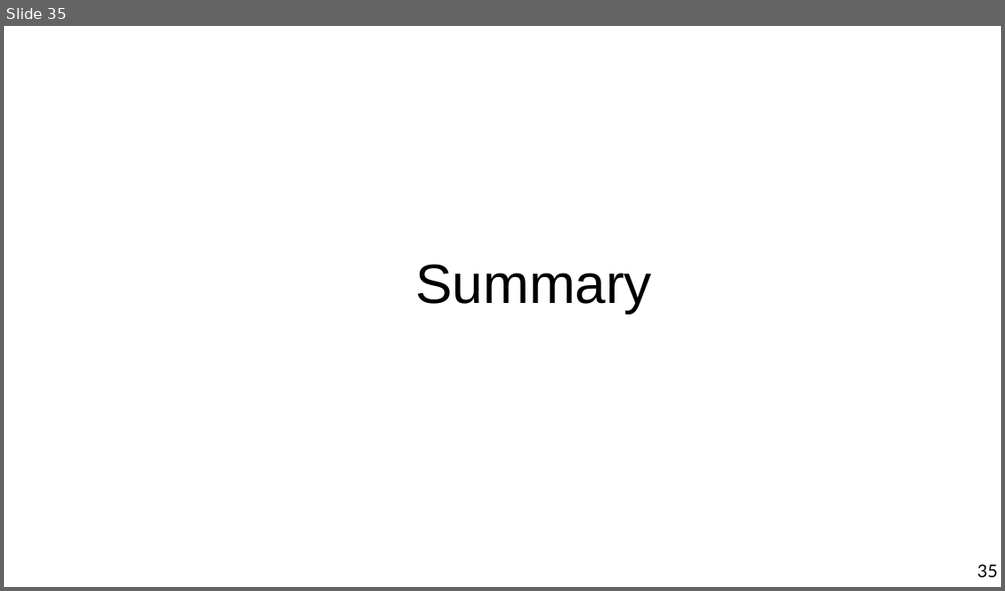
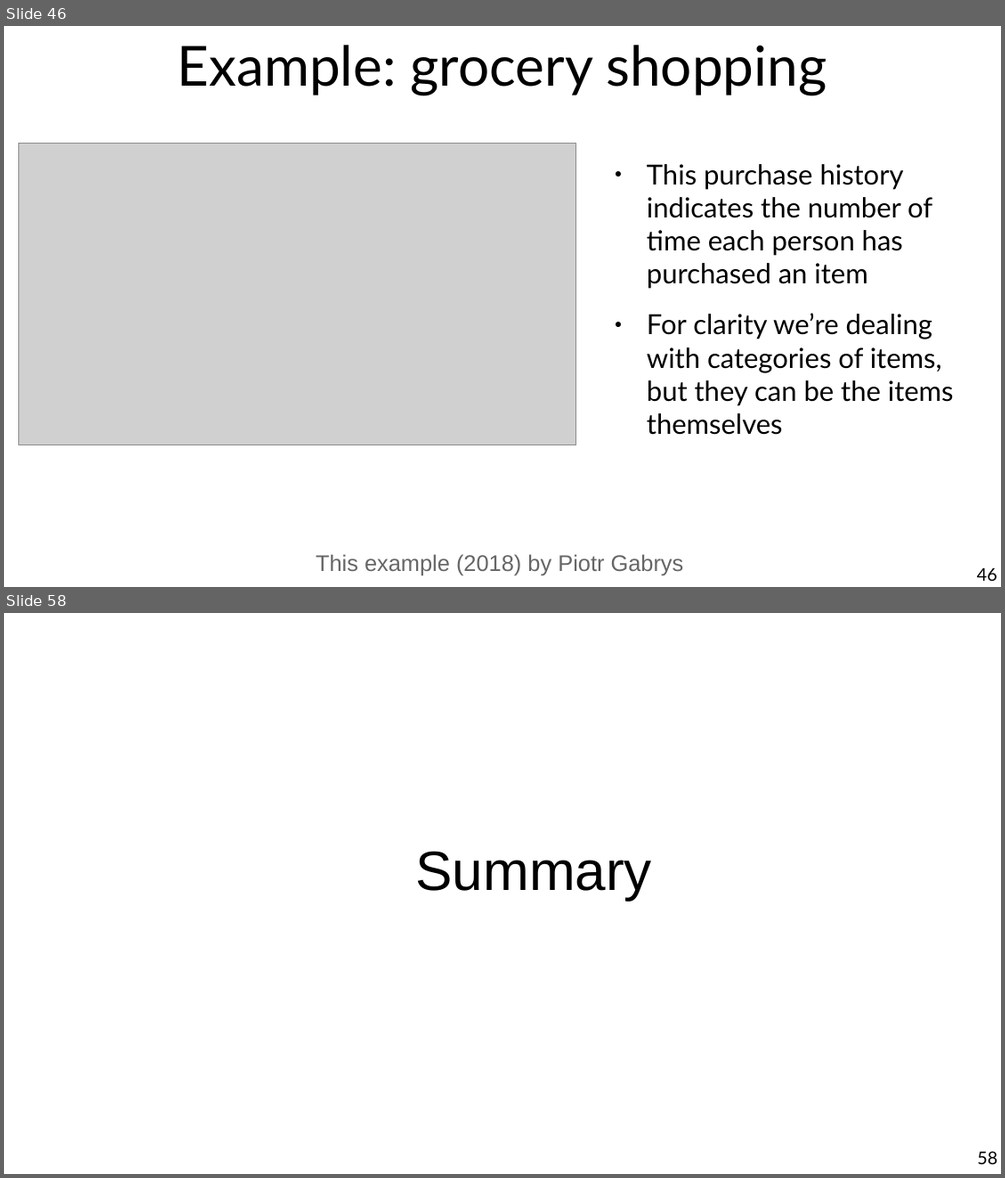
Before and after one commit to marco-calautti/data-mining-course, a slide deck: theory/tt08_recommender_systems.odp. Shown one above the other, each under a label of ours: slide 35 before the commit, slides 46 and 58 after it; the slides between them are not shown. The pictures are 1005x591 and 1005x1178 pixels, drawn with LibreOffice and Linux fonts; fonts in the diff are those of the drawing; grey boxes stand for pictures. Boxes give left, top, right and bottom in pixels: in the first picture for what was removed or moved away, otherwise in the second. Text is boxed around its words. In the diff, an @@ line names an element or a change of style, - is before the commit and + after.

```diff
--- a/theory/tt08_recommender_systems.odp
+++ b/theory/tt08_recommender_systems.odp
@@ slide 46 added at <box>4,26,1001,587</box>, background #FFFFFF @@
@@ title added at <box>178,45,826,95</box>, 44 pt, text #000000 @@
+Example: grocery shopping
@@ picture added at <box>19,143,576,445</box> @@
@@ text added at <box>647,164,954,435</box>, 22 pt, text #000000 @@
+● This purchase history indicates the number of time each person has purchased an item
+● For clarity we’re dealing with categories of items, but they can be the items themselves
@@ text added at <box>316,554,684,575</box>, 18 pt, text #666666 @@
+This example (2018) by Piotr Gabrys
@@ page number added at <box>977,568,997,580</box>, 14 pt, text #000000 @@
+46
@@ what was slide 35 is now slide 58 @@
@@ page number at <box>977,1151,997,1164</box>: text changed @@
-35
+58
```
Also in this commit, not shown: 11 slides changed, 23 other slides added, 1 slide removed.
